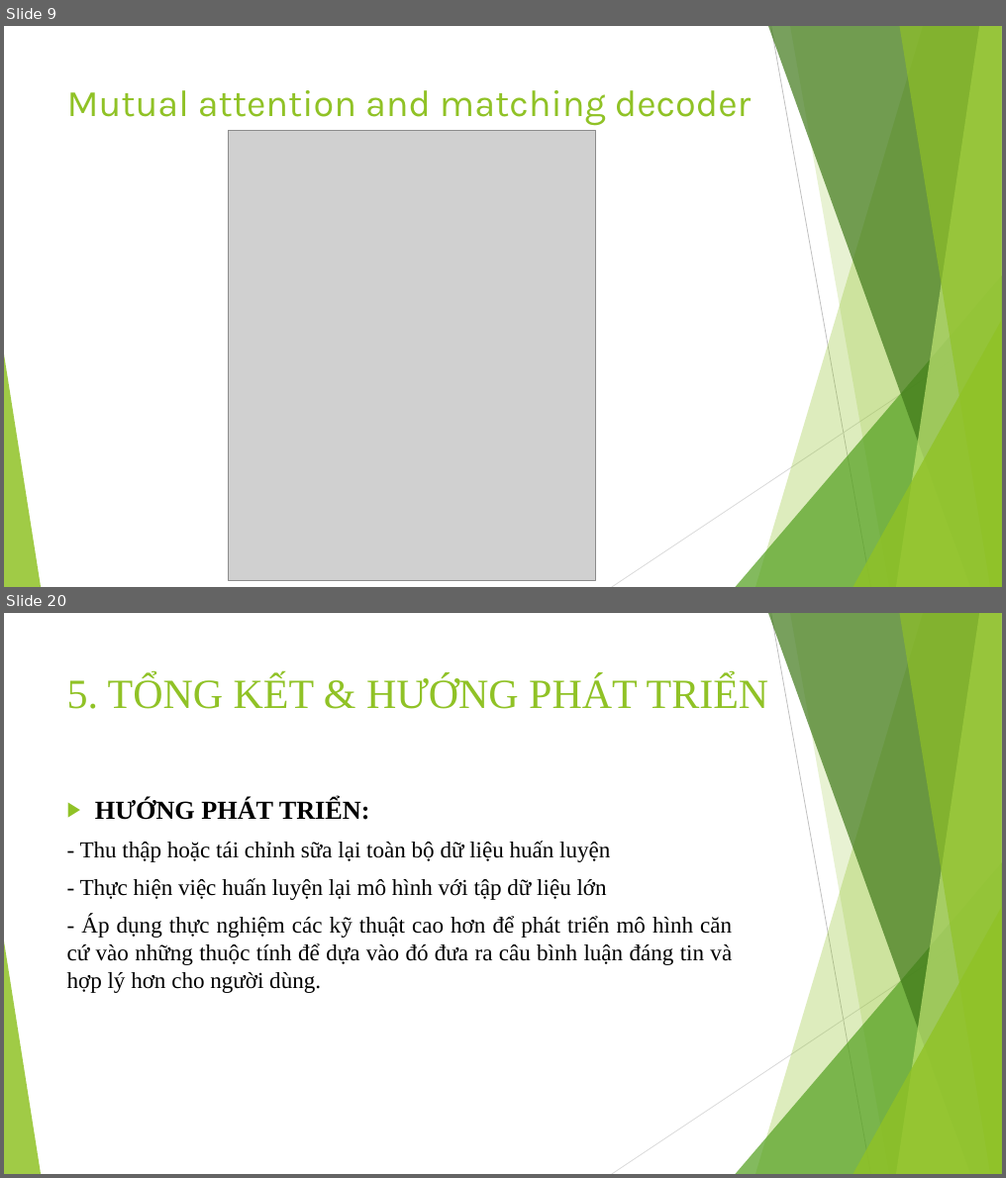
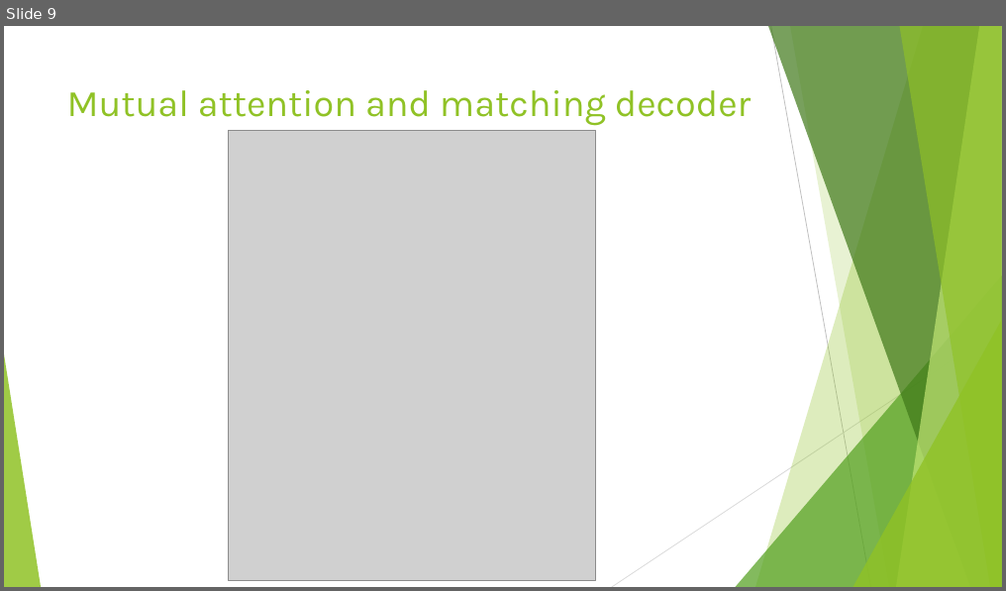
Before and after one commit to trungpham2701/KLTN-CommentGenerationForOutfit, a slide deck: BaoCaoKLTN.pptx. Shown one above the other, each under a label of ours: slides 9 and 20 before the commit, slide 9 after it; the slides between them are not shown. The pictures are 1006x1178 and 1006x591 pixels, drawn with LibreOffice and Linux fonts; fonts in the diff are those of the drawing; grey boxes stand for pictures. Boxes give left, top, right and bottom in pixels: in the first picture for what was removed or moved away, otherwise in the second. Text is boxed around its words. In the diff, an @@ line names an element or a change of style, - is before the commit and + after.

```diff
--- a/BaoCaoKLTN.pptx
+++ b/BaoCaoKLTN.pptx
@@ slide 20 removed at <box>4,613,1002,1174</box>, background #FFFFFF; not listed: 10 template elements that a slide beside it also shows @@
@@ title removed at <box>67,675,768,709</box> @@
-5. TỔNG KẾT & HƯỚNG PHÁT TRIỂN
@@ text removed at <box>67,798,732,993</box> @@
-▶ HƯỚNG PHÁT TRIỂN:
-- Thu thập hoặc tái chỉnh sữa lại toàn bộ dữ liệu huấn luyện
-- Thực hiện việc huấn luyện lại mô hình với tập dữ liệu lớn
-- Áp dụng thực nghiệm các kỹ thuật cao hơn để phát triển mô hình căn cứ vào những thuộc tính để dựa vào đó đưa ra câu bình luận đáng tin và hợp lý hơn cho người dùng.
```
Also in this commit, not shown: 15 slides changed, 6 slides added, 5 other slides removed.
